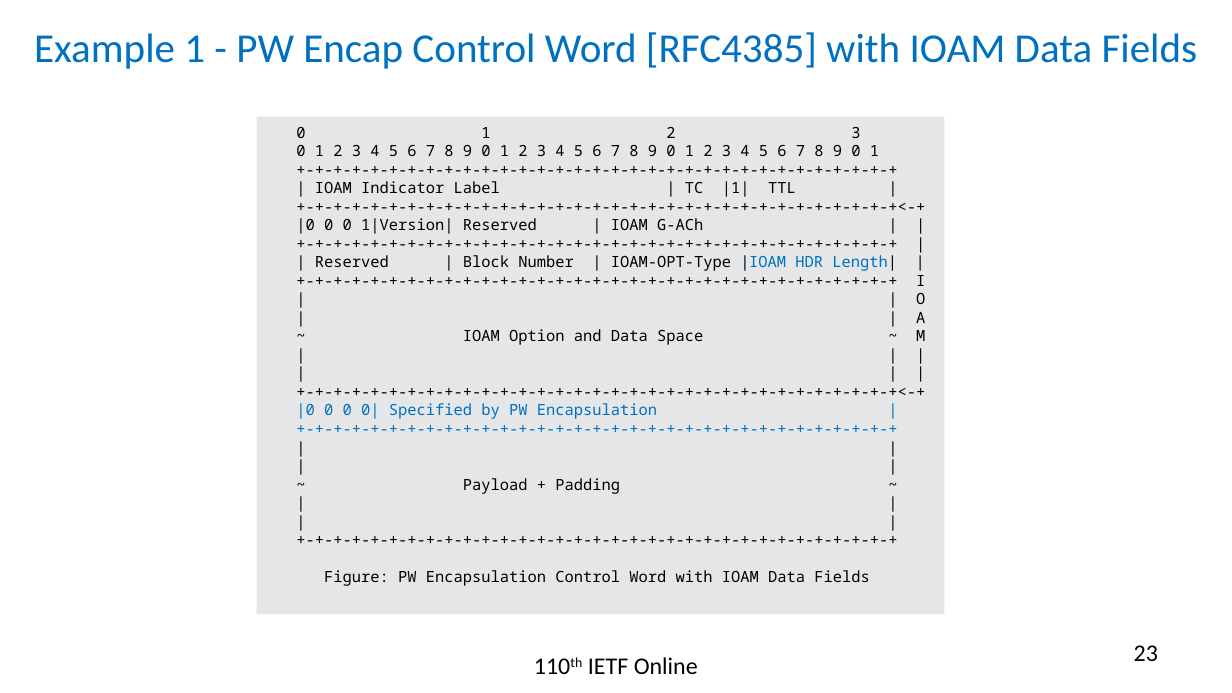
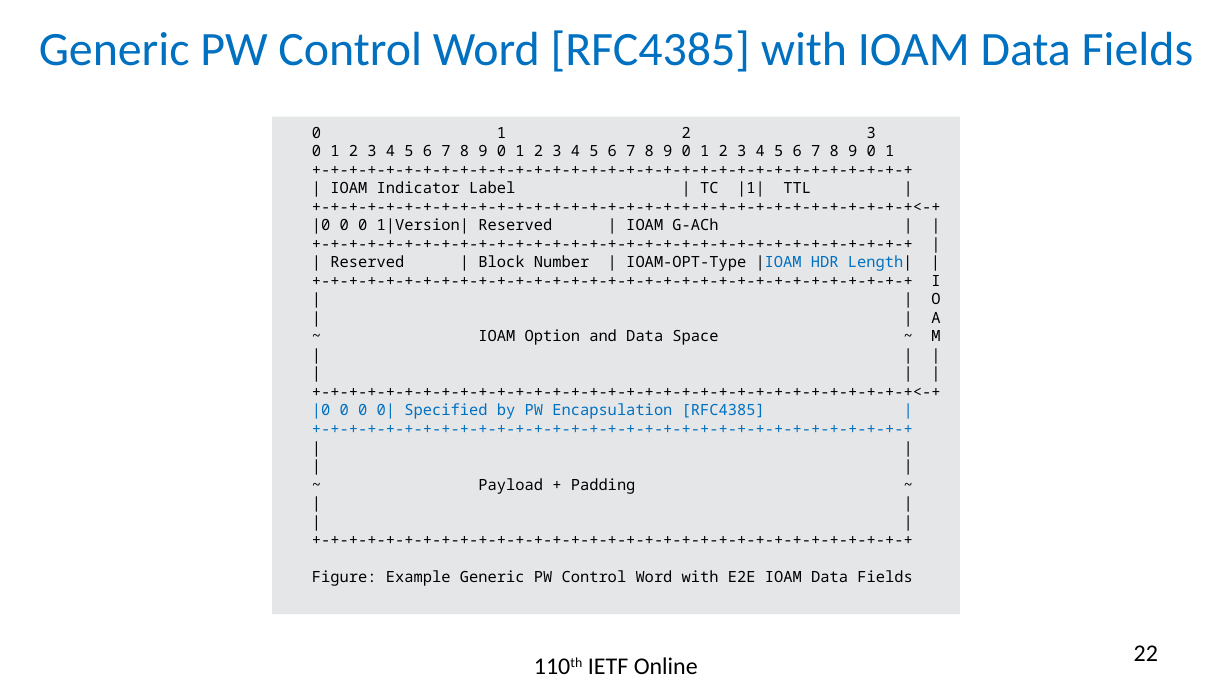
Before and after one commit to rakgandhi/ietf-slides, a slide deck: slide 22 of draft-gandhi-mpls-ioam-sr-05.pptx (slide 23 before the commit). Drawn at 1232x693 pixels with LibreOffice and Linux fonts; fonts in the diff are those of the drawing. Boxes give left, top, right and bottom in pixels: in the first picture for what was removed or moved away, otherwise in the second. Text is boxed around its words. In the diff, an @@ line names an element or a change of style, - is before the commit and + after.

```diff
--- a/draft-gandhi-mpls-ioam-sr-05.pptx
+++ b/draft-gandhi-mpls-ioam-sr-05.pptx
@@ title at (39,30,1194,72): text changed; size 24 to 28 pt @@
-Example 1 - PW Encap Control Word [RFC4385] with IOAM Data Fields
+Generic PW Control Word [RFC4385] with IOAM Data Fields
@@ rectangle "0 1 2 3": place and size @@
-rectangle "0 1 2 3" at (256,117,944,615)
+rectangle "0 1 2 3" at (272,117,960,615)
@@ text in rectangle at (312,403,765,419): text changed @@
-|0 0 0 0| Specified by PW Encapsulation |
+|0 0 0 0| Specified by PW Encapsulation [RFC4385] |
@@ text in rectangle at (312,570,912,586): text changed @@
-Figure: PW Encapsulation Control Word with IOAM Data Fields
+Figure: Example Generic PW Control Word with E2E IOAM Data Fields
@@ page number at (1134,645,1158,661): text changed @@
-23
+22
```
Also in this commit, not shown: 3 other slides changed, 1 slide added, 1 other file.
